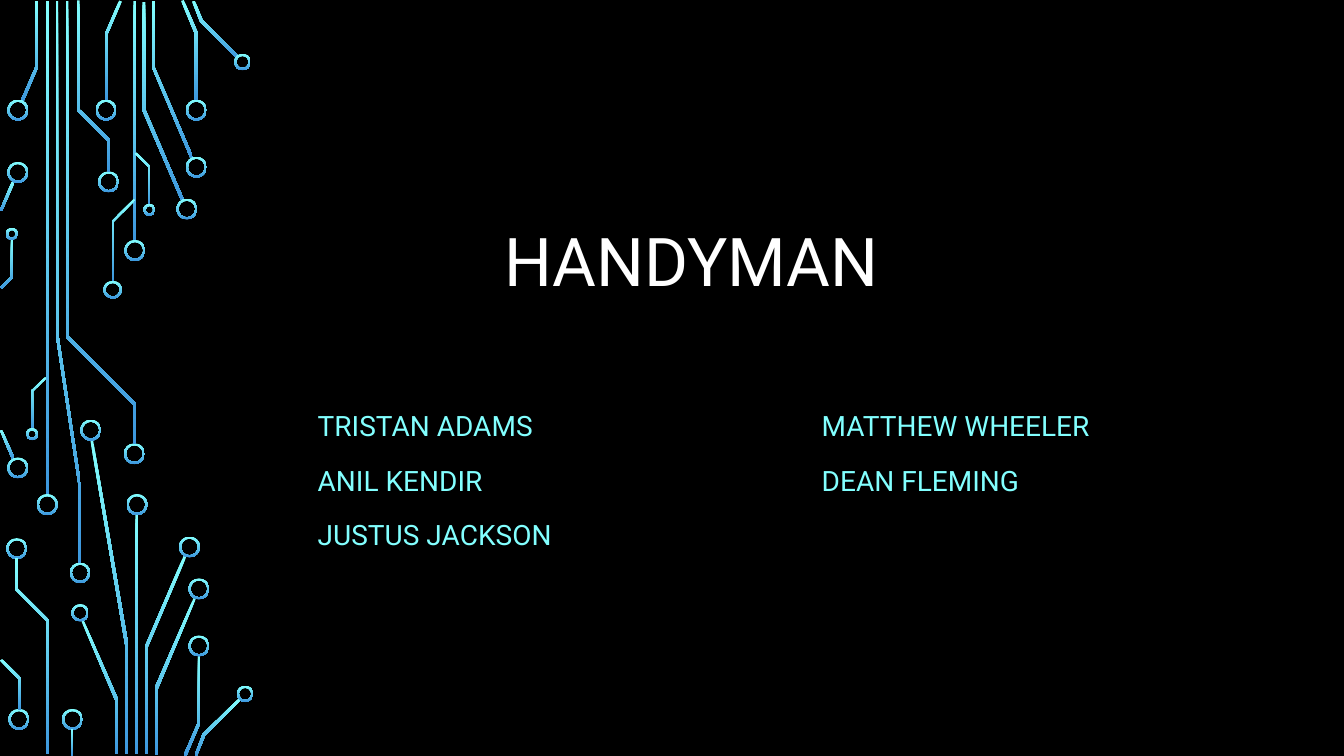
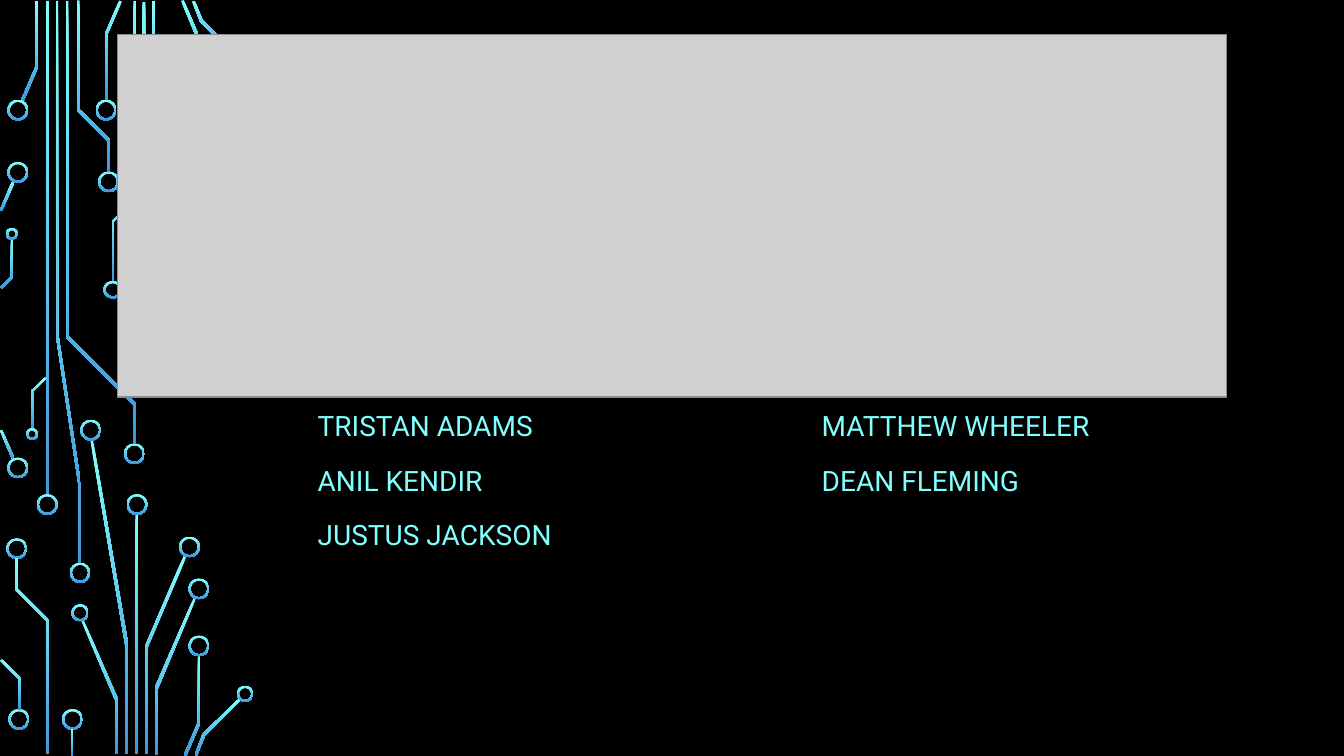
Before and after one commit to jjumbc/Software-Engineering-Group-project, a slide deck: slide 1 of Presentation/Spiral1.pptx. Drawn at 1344x756 pixels with LibreOffice and Linux fonts; fonts in the diff are those of the drawing; grey boxes stand for pictures; background and template pictures are left out. Boxes give left, top, right and bottom in pixels: in the first picture for what was removed or moved away, otherwise in the second. Text is boxed around its words. In the diff, an @@ line names an element or a change of style, - is before the commit and + after.

```diff
--- a/Presentation/Spiral1.pptx
+++ b/Presentation/Spiral1.pptx
@@ picture added at box(118, 34, 1227, 397) @@
@@ group removed at box(124, 53, 252, 261): 7 freeform shapes @@
@@ title removed at box(504, 238, 878, 286) @@
-HANDYMAN
```
Also in this commit, not shown: 1 other slide changed, 1 other file.
